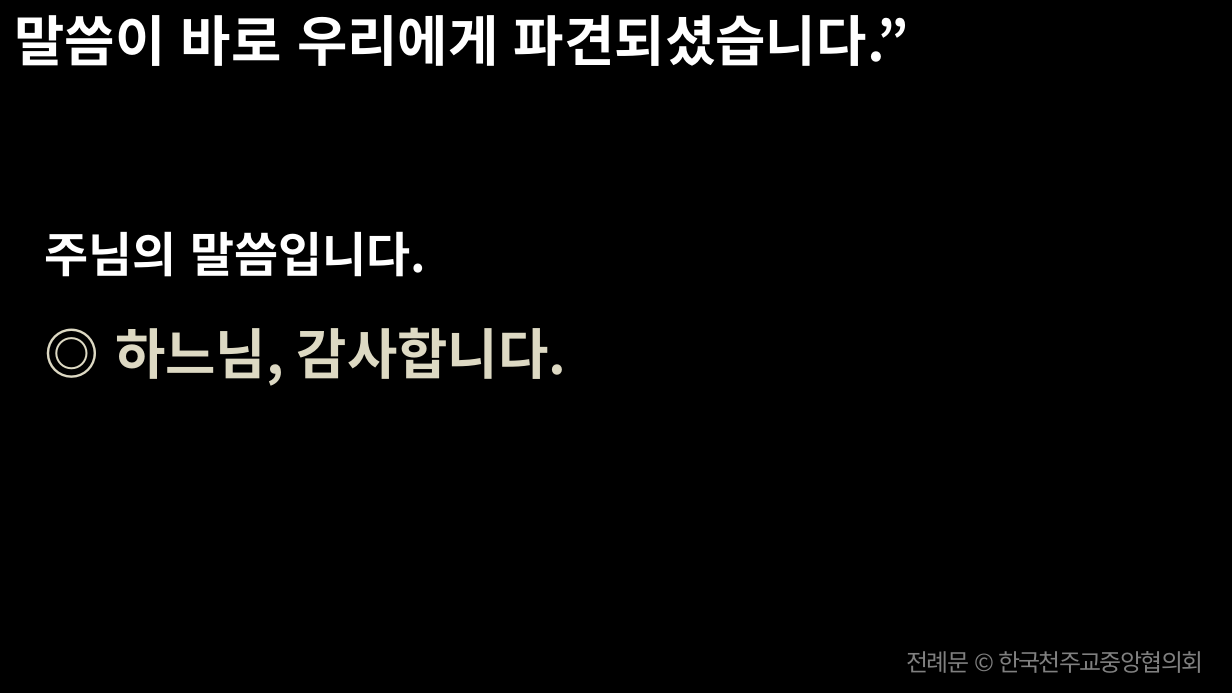
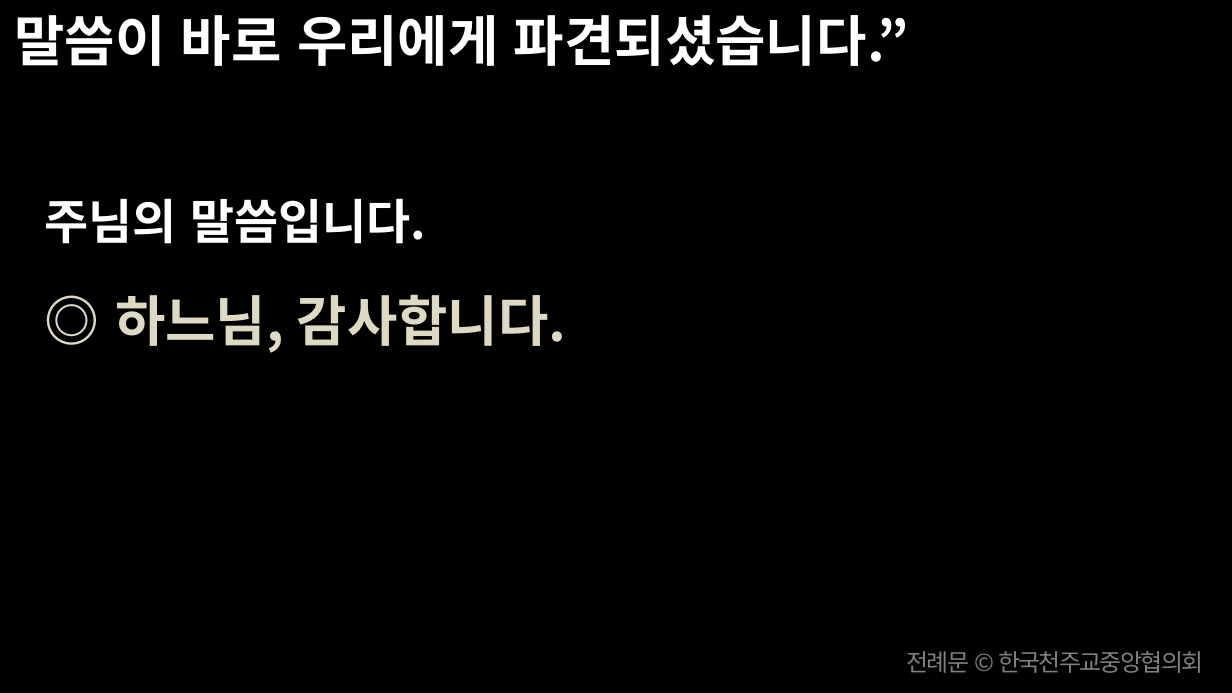
Before and after one commit to scottpark/missa_ppt, a slide deck: slide 31 of output/20260624/20260624_성 요한 세례자 탄생 대축일.pptx. Drawn at 1232x693 pixels with LibreOffice and Linux fonts; fonts in the diff are those of the drawing. Boxes give left, top, right and bottom in pixels: in the first picture for what was removed or moved away, otherwise in the second. Text is boxed around its words. In the diff, an @@ line names an element or a change of style, - is before the commit and + after.

```diff
--- a/output/20260624/20260624_성 요한 세례자 탄생 대축일.pptx
+++ b/output/20260624/20260624_성 요한 세례자 탄생 대축일.pptx
@@ text "주님의 말씀입니다.": place and size @@
-text "주님의 말씀입니다." at <box>45,231,567,386</box>
+text "주님의 말씀입니다." at <box>45,198,567,353</box>
```
Also in this commit, not shown: 2 other slides changed, 13 other files.
